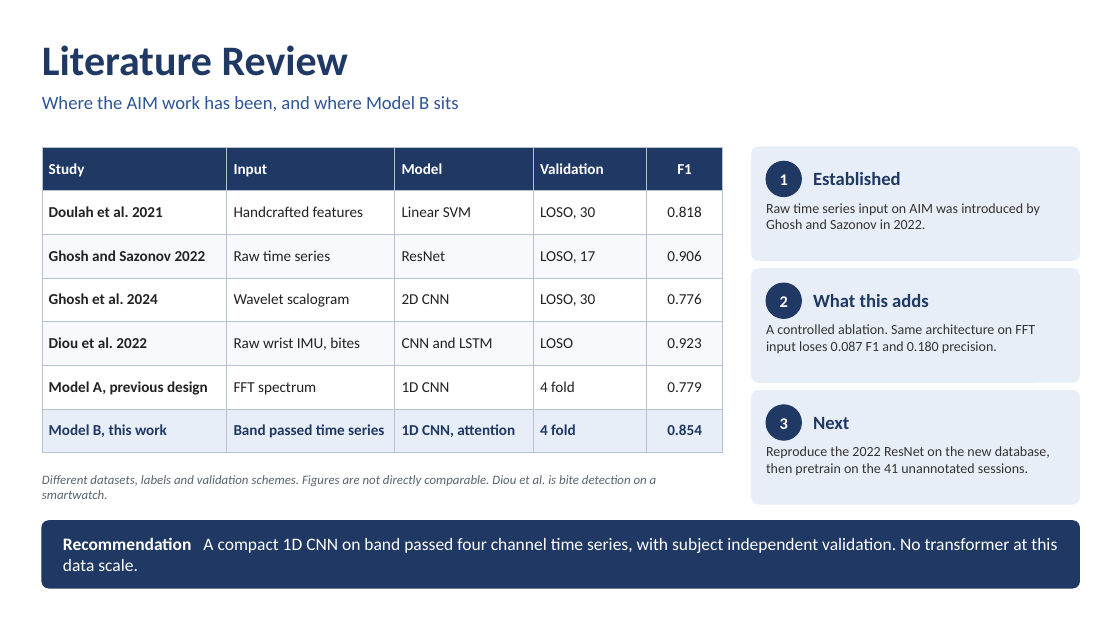
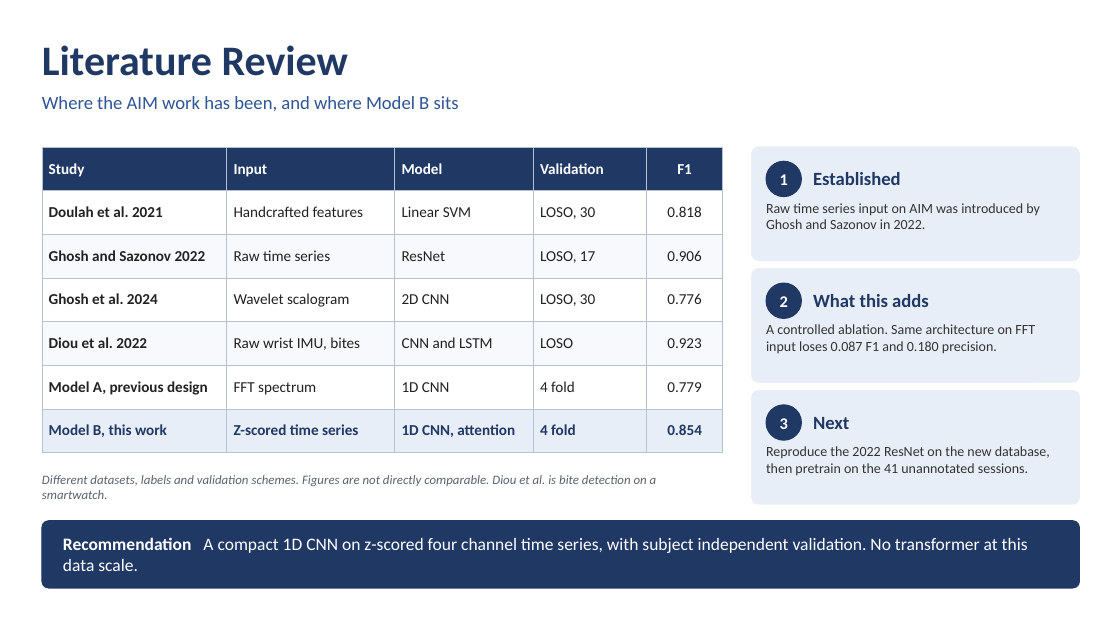
Before and after one commit to Cadunlea/Research_Directory, a slide deck: slide 1 of literature_review/Literature_Review_Slide.pptx. Drawn at 1120x630 pixels with LibreOffice and Linux fonts; fonts in the diff are those of the drawing. Boxes give left, top, right and bottom in pixels: in the first picture for what was removed or moved away, otherwise in the second. Text is boxed around its words. In the diff, an @@ line names an element or a change of style, - is before the commit and + after.

```diff
--- a/literature_review/Literature_Review_Slide.pptx
+++ b/literature_review/Literature_Review_Slide.pptx
@@ table at [42,147,723,441] @@
-row 7, column 2: Band passed time series
+row 7, column 2: Z-scored time series
@@ text at [63,537,1028,571]: text changed @@
-Recommendation A compact 1D CNN on band passed four channel time series, with subject independent validation. No transformer at this data scale.
+Recommendation A compact 1D CNN on z-scored four channel time series, with subject independent validation. No transformer at this data scale.
```
Also in this commit, not shown: 14 other files.
